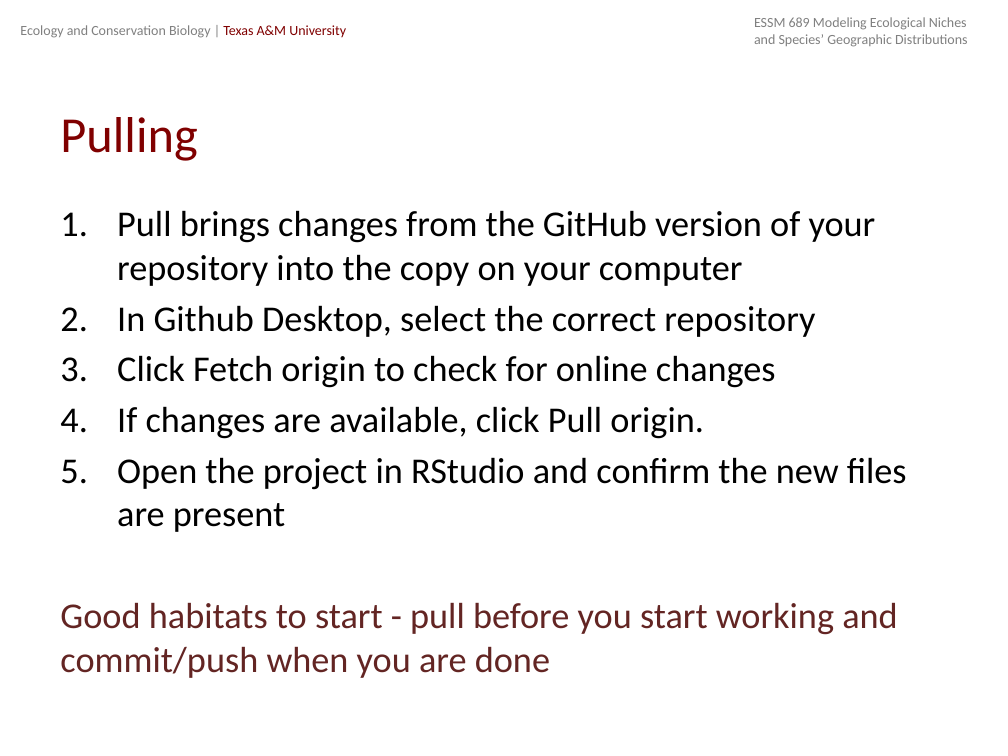
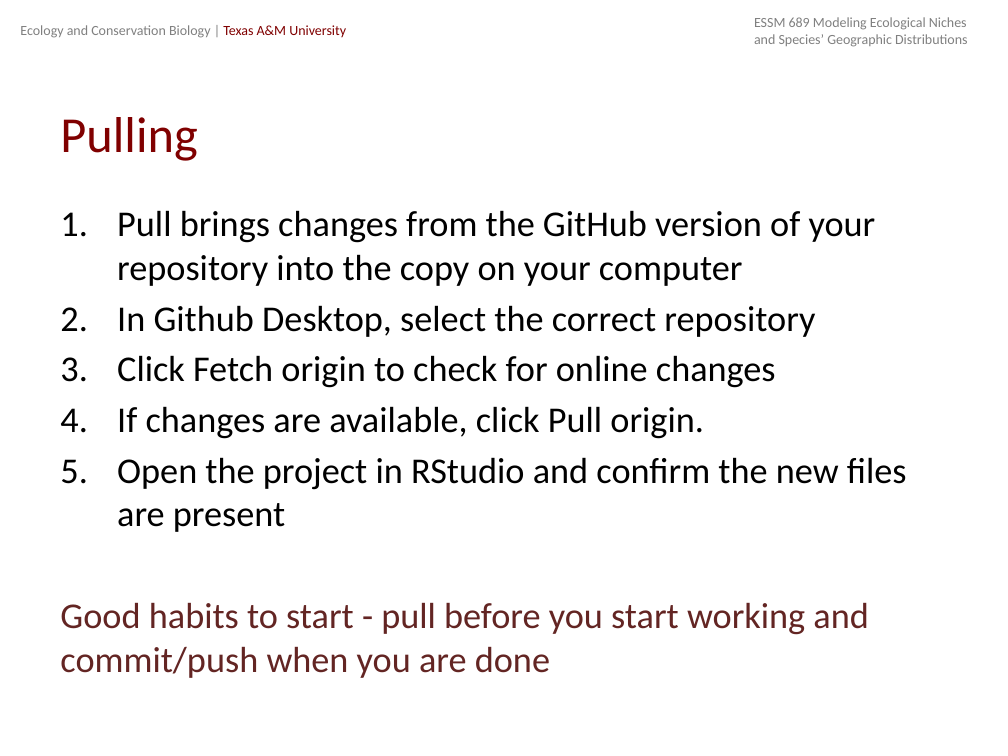
Before and after one commit to michellelawing/ECCB689, a slide deck: slide 7 of Slides/Week 2. Niches_and_Distributions_a.pptx. Drawn at 1008x756 pixels with LibreOffice and Linux fonts; fonts in the diff are those of the drawing. Boxes give left, top, right and bottom in pixels: in the first picture for what was removed or moved away, otherwise in the second. Text is boxed around its words. In the diff, an @@ line names an element or a change of style, - is before the commit and + after.

```diff
--- a/Slides/Week 2. Niches_and_Distributions_a.pptx
+++ b/Slides/Week 2. Niches_and_Distributions_a.pptx
@@ text at [60, 602, 868, 678]: text changed @@
-Good habitats to start - pull before you start working and commit/push when you are done
+Good habits to start - pull before you start working and commit/push when you are done
```
Also in this commit, not shown: 17 slides added, 1 other file.
